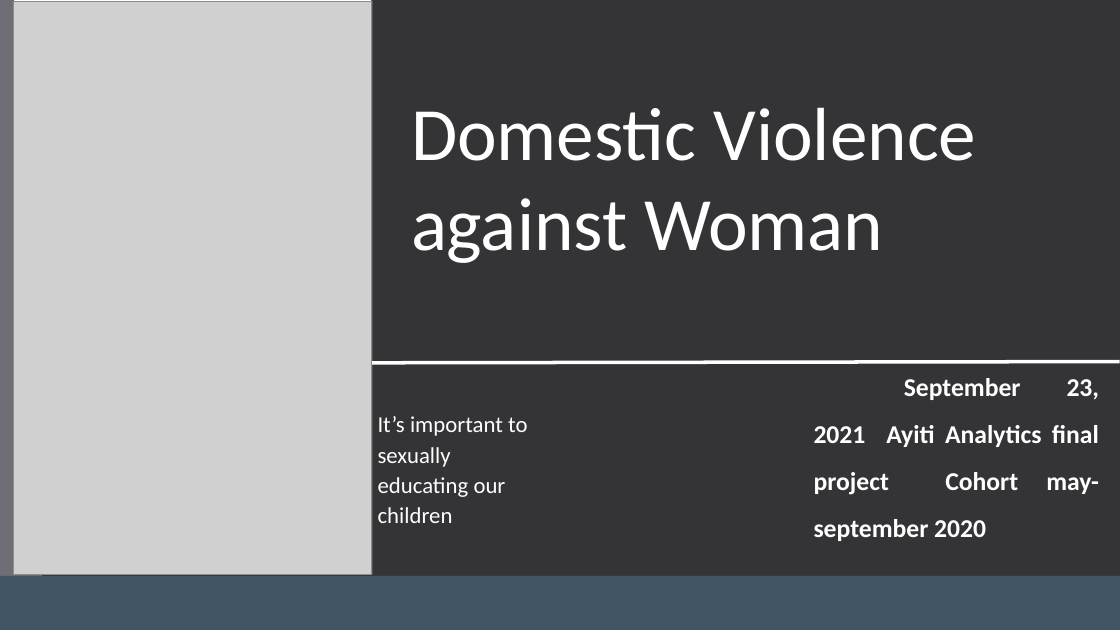
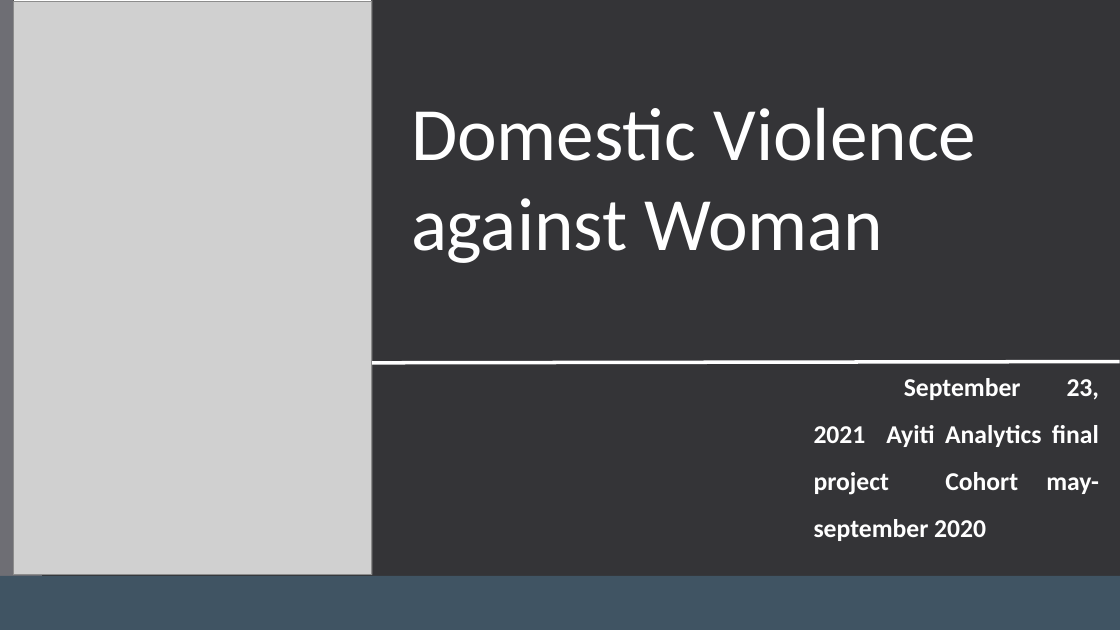
Before and after one commit to kettenieF20/Final-Capstone-Project, a slide deck: slide 1 of Domestic_Violence_on_woman_Ketenie_Flore recent (1).pptx. Drawn at 1120x630 pixels with LibreOffice and Linux fonts; fonts in the diff are those of the drawing; grey boxes stand for pictures. Boxes give left, top, right and bottom in pixels: in the first picture for what was removed or moved away, otherwise in the second. Text is boxed around its words. In the diff, an @@ line names an element or a change of style, - is before the commit and + after.

```diff
--- a/Domestic_Violence_on_woman_Ketenie_Flore recent (1).pptx
+++ b/Domestic_Violence_on_woman_Ketenie_Flore recent (1).pptx
@@ text removed at [378, 416, 527, 523] @@
-It’s important to sexually
-educating our children
```
Also in this commit, not shown: 11 other slides changed, 7 slides added, 2 slides removed.
